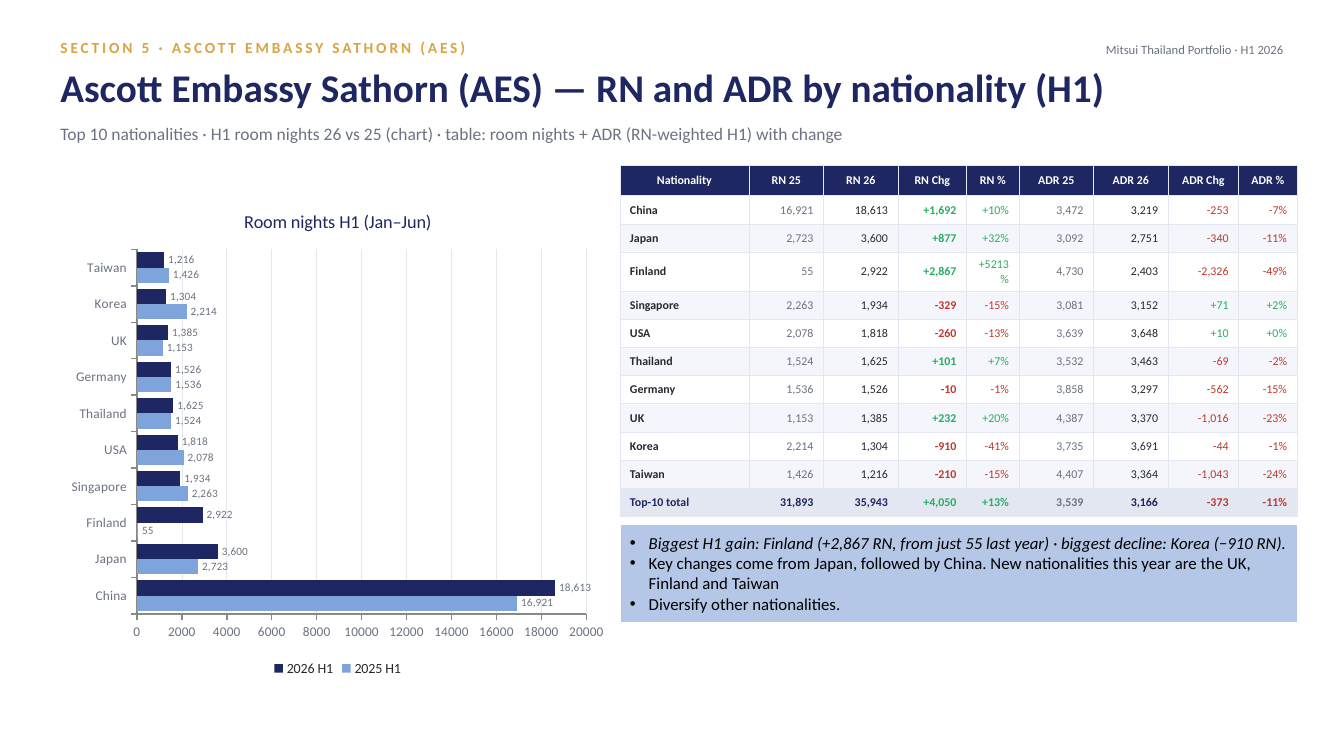
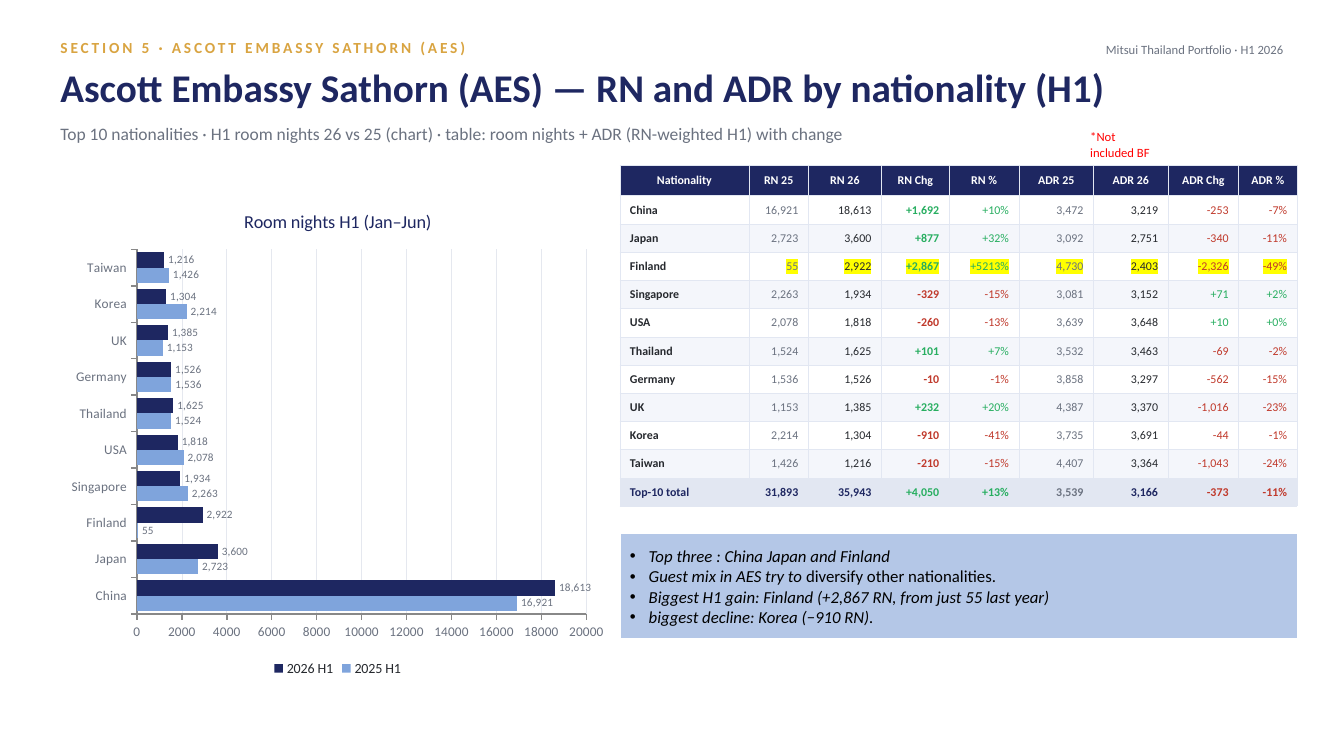
Before and after one commit to Chavin2543/mae-workspace, a slide deck: slide 22 of output/Portfolio_Performance_Report_H1-2026.pptx. Drawn at 1344x756 pixels with LibreOffice and Linux fonts; fonts in the diff are those of the drawing. Boxes give left, top, right and bottom in pixels: in the first picture for what was removed or moved away, otherwise in the second. Text is boxed around its words. In the diff, an @@ line names an element or a change of style, - is before the commit and + after.

```diff
--- a/output/Portfolio_Performance_Report_H1-2026.pptx
+++ b/output/Portfolio_Performance_Report_H1-2026.pptx
@@ text added at (1090, 132, 1150, 157), 9 pt, text #FF0000 @@
+*Not included BF
@@ table at (620, 165, 1297, 506) @@
@@ highlight none to #FFFF00 in "55", "2,922", "+2,867", "+5213%" and 4 more places @@
@@ rectangle "Top three : China Japan ...": place and size @@
-rectangle "Top three : China Japan ..." at (620, 524, 1298, 623)
+rectangle "Top three : China Japan ..." at (620, 533, 1298, 639)
@@ text in rectangle at (649, 550, 1049, 626): text changed; italic on @@
-• Biggest H1 gain: Finland (+2,867 RN, from just 55 last year) · biggest decline: Korea (−910 RN).
-• Key changes come from Japan, followed by China. New nationalities this year are the UK, Finland and Taiwan
-• Diversify other nationalities.
+• Top three : China Japan and Finland
+• Guest mix in AES try to diversify other nationalities.
+• Biggest H1 gain: Finland (+2,867 RN, from just 55 last year)
+• biggest decline: Korea (−910 RN).
```
Also in this commit, not shown: 23 other slides changed, 1 slide removed.
